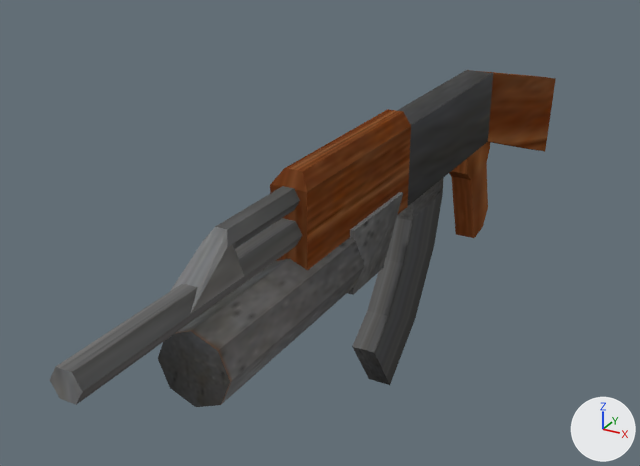
Renders of the Blender file Assets/Models/Blender/Objects/Weapons/akm.blend from each side of a commit.
One viewpoint serves both versions: a 50 mm lens placed at (0.8, -1.92, 0.91), pointed at (-0.2, -0.1, 0.0). The lights are fixed; the arrows at lower right show +X, +Y and +Z.

Objects in the first picture: 'AK-47', 'GrenLauncher', 'Magazine'.
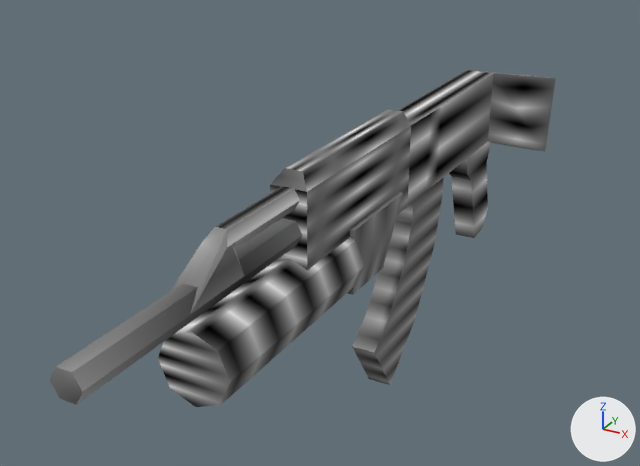
Pixel boxes (x1, y1, x2, y2) of what changed, in the pictures (640 x 466 px):
```json
{"object": "AK-47", "change": "surface changed", "before": [52, 70, 556, 405], "after": [52, 70, 556, 405]}
{"object": "GrenLauncher", "change": "surface changed", "before": [158, 192, 403, 407], "after": [158, 192, 403, 407]}
{"object": "Magazine", "change": "surface changed", "before": [352, 177, 444, 385], "after": [352, 177, 444, 385], "on screen": "black to grey"}
{"part": 1, "of": "me_cube_001", "change": "surface changed", "before": [270, 73, 556, 270], "after": [270, 73, 556, 270], "on screen": "brown to grey"}
```

Edits to the scene script, one JSON object a line:
```json
{"op": "add", "block": "img_weapontemplate_png", "code": ["img_weapontemplate_png = load_image('WeaponTemplate.png', '../../../../Rendering/Textures/Objects/WeaponTemplate.png', 16, 32, 'sRGB')"]}
{"op": "set", "path": "mat_material.texture", "old": "img_dark_wood_64x64_png", "new": "img_weapontemplate_png"}
{"block": "me_cube_001", "where": "me_cube_001.from_pydata(...)  # 99 vertices, 79 faces; spans x -2.5..3.45, y -1.0..1.0, z -4.0..1.3"}
{"block": "me_cube_001", "where": "# used by ob_ak_47; location = (0.0, 0.2, 0.22); rotation_euler = (0.0, 0.0, -1.571), in degrees (0, 0, -90); scale = (0.4, 0.04, 0.1)"}
{"block": "me_cube_001", "change": "me_cube_001 part 1: texture (UV) coordinates of 31 of 79 faces, centred in x -1.58..1.95, y -1.0..1.0, z -2.91..1.3, changed; they spanned u 0.02..1.0, v 0.0..0.73 and now span u -1.12..2.14, v 0.02..0.73"}
{"block": "me_cube_002", "where": "me_cube_002.from_pydata(...)  # 20 vertices, 18 faces; spans x -1.0..3.0, y -1.0..1.0, z -15.0..1.0"}
{"block": "me_cube_002", "where": "# used by ob_magazine; location = (0.0, 0.06, 0.09); rotation_euler = (0.0, 0.0, -1.571), in degrees (0, 0, -90); scale = (0.1, 0.03, 0.03)"}
{"block": "me_cube_002", "change": "me_cube_002 part 2: texture (UV) coordinates of 18 of 18 faces, centred in x -1.0..2.6, y -1.0..1.0, z -13.0..1.0, changed; they spanned u 0.12..0.88, v 0.5..1.0 and now span u 0.12..0.95, v 0.5..1.0"}
```
